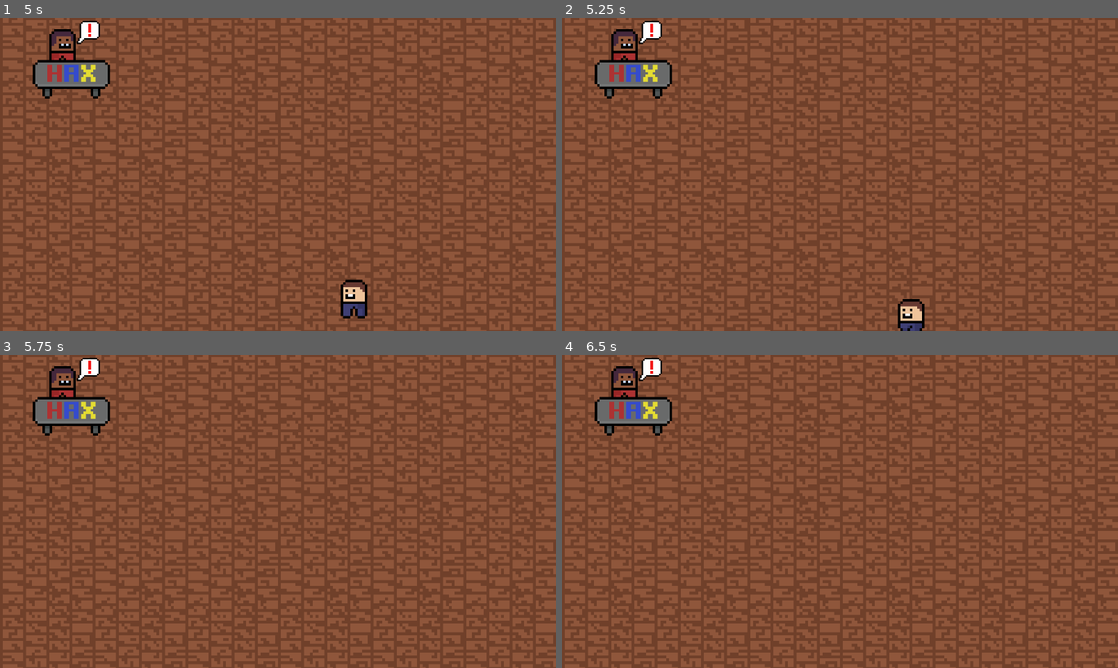
Above: before the commit, frames 1-4 (two rows, left to right).
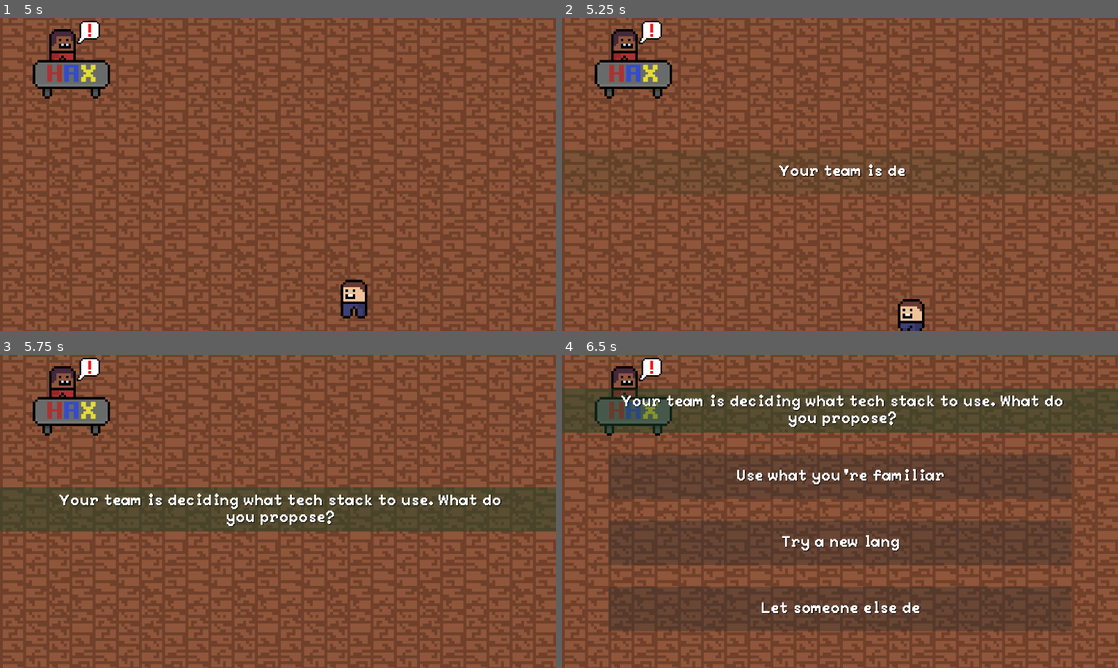
Above: after the commit, the same moments.

Repository: yuwex/bitcamp2025
Game: Godot game, scene res://scenes/game/main.tscn
The game is run twice, just before and just after one commit, with the same random seed, the same clock (stepped at 60 frames per second) and the same inputs. This scene is started directly instead of the project's main scene.
Inputs:
- Up to frame 1 (5 s): tap Enter at 0.5 s; hold D (right) 0.53-1.28 s; hold Space (interact) 0.53-1.28 s; hold S (down) 1.28-2.03 s; tap Space (interact) at 1.35, 2.3, 2.75, 2.85, 4.55 s; hold D (right) 2.03-2.78 s; hold Shift (sprint) 2.03-2.78 s; hold W (up) 2.78-3.53 s; hold Space (interact) 3.53-4.28 s; hold A (left) from 3.53 s (still down); tap Shift (sprint) at 4.35 s
- Up to frame 2 (5.25 s): release A (left) at 5.03 s; hold S (down) from 5.03 s (still down); hold Space (interact) from 5.03 s (still down)
- Up to frame 3 (5.75 s): keep holding S (down); keep holding Space (interact)
- Up to frame 4 (6.5 s): release S (down) at 5.78 s; release Space (interact) at 5.78 s; hold D (right) from 5.78 s (still down); tap Space (interact) at 5.85 s

Frame 1 is identical in both runs. In frame 2, 0.4% of the frame differs, in the area x 39-62%, y 46-51%; in frame 3, 14%; in frame 4, 49%, in the area x 0-100%, y 10-89%.

Commit message:
options menu

Diff:
--- a/scenes/game/main.gd
+++ b/scenes/game/main.gd
@@ -1,7 +1,17 @@
 extends Node2D
+
+@onready var timer = $Timer
 
 func _ready() -> void:
 	EventManager.initEvents()
+	GlobalSignals.connect("event_started", _on_event_started)
+	GlobalSignals.connect("event_completed", _on_event_completed)
 
 func _on_timer_timeout() -> void:
 	GameManager.timerTick()
+
+func _on_event_started(event) -> void:
+	timer.paused = true
+
+func _on_event_completed() -> void:
+	timer.paused = false
--- a/scenes/gamelogic/global_signals.gd
+++ b/scenes/gamelogic/global_signals.gd
@@ -2,3 +2,5 @@
 
 signal start_events(events : Array[Event])
 signal events_ignored()
+signal event_started()
+signal event_completed()
--- a/scenes/station/event interface/eventinterface.gd
+++ b/scenes/station/event interface/eventinterface.gd
@@ -1,7 +1,5 @@
 class_name EventInterface
 extends CanvasLayer
-
-signal completed
 
 var event: Event
 
@@ -15,10 +13,10 @@
 
 func _ready() -> void:
 
-	## TESTING
-	EventManager.initEvents()
-	event = EventManager.allEvents[0]
-	##
+	### TESTING
+	#EventManager.initEvents()
+	#event = EventManager.allEvents[0]
+	###
 
 	assert(event, "Event must be passed")
 
@@ -90,4 +88,4 @@
 
 	await get_tree().create_timer(1).timeout
 
-	completed.emit()
+	GlobalSignals.event_completed.emit()
--- a/scenes/station/station interaction/interact.gd
+++ b/scenes/station/station interaction/interact.gd
@@ -3,6 +3,9 @@
 var in_zone = false
 var has_event = false
 var event : Event
+
+var interfaceScene = preload("res://scenes/station/event interface/eventinterface.tscn")
+var interface
 
 func _on_area_entered(area: Area2D) -> void:
 	in_zone = true
@@ -11,5 +14,10 @@
 	in_zone = false
 
 func _process(delta: float) -> void:
-	if in_zone and Input.is_action_pressed("interact") and has_event:
+	if in_zone and Input.is_action_just_pressed("interact") and has_event:
+		in_zone = false
 		print(event.description)
+		interface = interfaceScene.instantiate()
+		interface.event = event
+		add_child(interface)
+		GlobalSignals.event_started.emit(event)
--- a/scenes/station/station.gd
+++ b/scenes/station/station.gd
@@ -8,6 +8,8 @@
 func _ready():
 	GlobalSignals.connect("start_events", _on_start_events)
 	GlobalSignals.connect("events_ignored", _on_events_ignored)
+	GlobalSignals.connect("event_started", _on_event_started)
+	GlobalSignals.connect("event_completed", _on_event_completed)
 	notification.visible = false
 
 func _on_start_events(events: Array[Event]):
@@ -20,3 +22,12 @@
 func _on_events_ignored():
 	notification.visible = false
 	interact.has_event = false
+
+func _on_event_started(event : Event) -> void:
+	if event.station != station_type:
+		notification.visible = false
+		interact.has_event = false
+
+func _on_event_completed() -> void:
+	notification.visible = false
+	interact.has_event = false
